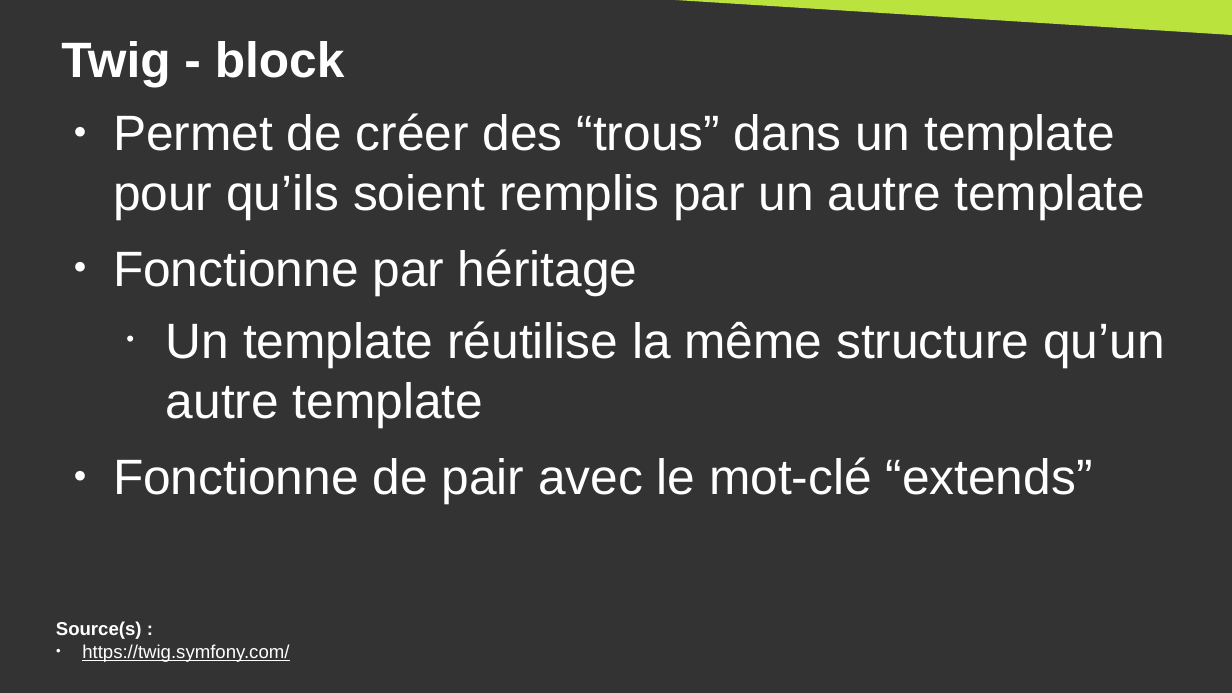
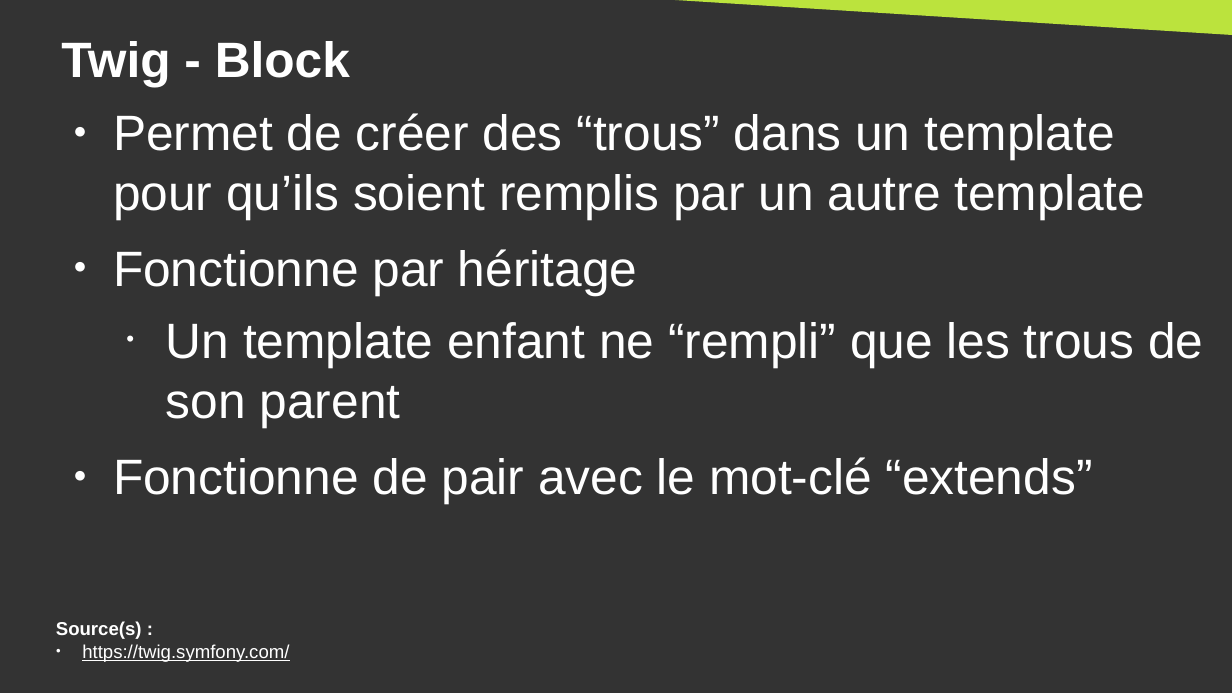
Before and after one commit to DanYellow/cours, a slide deck: slide 33 of developpement-front-s5/travaux-pratiques/numero-4/presentation.odp (slide 31 before the commit). Drawn at 1232x693 pixels with LibreOffice and Linux fonts; fonts in the diff are those of the drawing. Boxes give left, top, right and bottom in pixels: in the first picture for what was removed or moved away, otherwise in the second. Text is boxed around its words. In the diff, an @@ line names an element or a change of style, - is before the commit and + after.

```diff
--- a/developpement-front-s5/travaux-pratiques/numero-4/presentation.odp
+++ b/developpement-front-s5/travaux-pratiques/numero-4/presentation.odp
@@ title at box(61, 41, 350, 86): text changed @@
-Twig - block
+Twig - Block
@@ text at box(166, 322, 1203, 428): text changed @@
-  • Un template réutilise la même structure qu’un autre template
+  • Un template enfant ne “rempli” que les trous de son parent
```
Also in this commit, not shown: 13 other slides changed, 2 slides added, 4 other files.
